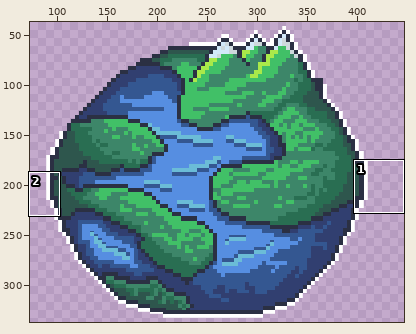
Two versions of one sprite sheet, 4-default-frames/moving_0.png. Above, an overview of the earlier version with the close-up marked.
Close-up. Old version:
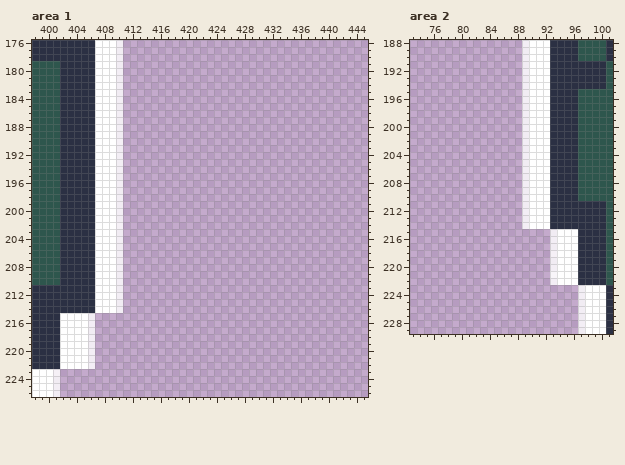
The file is 500x402 pixels. Pixels under 10% opacity are left out. Colours within 5 levels of each other are drawn and written as one. Shown: area 1: x 398..445, y 176..226; area 2: x 73..101, y 188..229. The wide view leaves out empty margins. The commit also changed other parts of the picture, which this record leaves out.
Once edited:
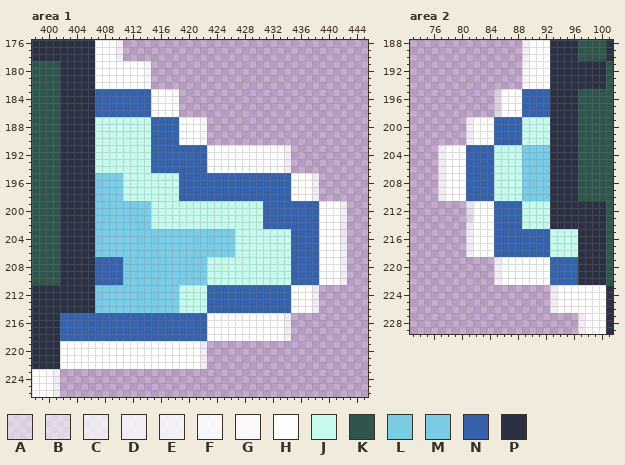
Palette (. is transparent): A #ffffff7e  B #ffffff8f  C #ffffffbe  D #ffffffcd  E #ffffffd3  F #ffffffe6  G #ffffffee  H #ffffff  J #c5fbed  K #2e564d  L #78cde2  M #78cce8  N #3462ad  P #2b3043
Diff:
--- area 1
@@ x 398..445 @@
 178 PPPPPPPPPHHHD...................................
-179 KKKKPPPPPHHHD...................................
-180 KKKKPPPPPHHHD...................................
-181 KKKKPPPPPHHHD...................................
-182 KKKKPPPPPHHHD...................................
-183 KKKKPPPPPHHHD...................................
-184 KKKKPPPPPHHHD...................................
-185 KKKKPPPPPHHHD...................................
-186 KKKKPPPPPHHHD...................................
-187 KKKKPPPPPHHHD...................................
-188 KKKKPPPPPHHHD...................................
-189 KKKKPPPPPHHHD...................................
-190 KKKKPPPPPHHHE...................................
-191 KKKKPPPPPHHHD...................................
-192 KKKKPPPPPHHHD...................................
-193 KKKKPPPPPHHHE...................................
-194 KKKKPPPPPHHHD...................................
-195 KKKKPPPPPHHHD...................................
-196 KKKKPPPPPHHHD...................................
-197 KKKKPPPPPHHHD...................................
-198 KKKKPPPPPHHHD...................................
-199 KKKKPPPPPHHHD...................................
-200 KKKKPPPPPHHHD...................................
-201 KKKKPPPPPHHHD...................................
-202 KKKKPPPPPHHHE...................................
-203 KKKKPPPPPHHHD...................................
-204 KKKKPPPPPHHHD...................................
-205 KKKKPPPPPHHHD...................................
-206 KKKKPPPPPHHHD...................................
-207 KKKKPPPPPHHHD...................................
-208 KKKKPPPPPHHHD...................................
-209 KKKKPPPPPHHHD...................................
-210 KKKKPPPPPHHHD...................................
-211 PPPPPPPPPHHHD...................................
-212 PPPPPPPPPHHHD...................................
-213 PPPPPPPPPHHHD...................................
-214 PPPPPPPPPHHHD...................................
-215 PPPPHHHHD.......................................
-216 PPPPHHHHD.......................................
-217 PPPPHHHHD.......................................
-218 PPPPHHHHD.......................................
-219 PPPPHHHHD.......................................
-220 PPPPHHHHD.......................................
-221 PPPPHHHHD.......................................
-222 PPPPHHHHD.......................................
+179 KKKKPPPPPHHHHHHHG...............................
+180 KKKKPPPPPHHHHHHHG...............................
+181 KKKKPPPPPHHHHHHHG...............................
+182 KKKKPPPPPHHHHHHHG...............................
+183 KKKKPPPPPNNNNNNNNHHHG...........................
+184 KKKKPPPPPNNNNNNNNHHHG...........................
+185 KKKKPPPPPNNNNNNNNHHHG...........................
+186 KKKKPPPPPNNNNNNNNHHHG...........................
+187 KKKKPPPPPJJJJJJJJNNNNHHHG.......................
+188 KKKKPPPPPJJJJJJJJNNNNHHHG.......................
+189 KKKKPPPPPJJJJJJJJNNNNHHHG.......................
+190 KKKKPPPPPJJJJJJJJNNNNHHHG.......................
+191 KKKKPPPPPJJJJJJJJNNNNNNNNHHHHHHHHHHHE...........
+192 KKKKPPPPPJJJJJJJJNNNNNNNNHHHHHHHHHHHD...........
+193 KKKKPPPPPJJJJJJJJNNNNNNNNHHHHHHHHHHHD...........
+194 KKKKPPPPPJJJJJJJJNNNNNNNNHHHHHHHHHHHD...........
+195 KKKKPPPPPMMMMJJJJJJJJNNNNNNNNNNNNNNNNHHHD.......
+196 KKKKPPPPPMMMMJJJJJJJJNNNNNNNNNNNNNNNNHHHD.......
+197 KKKKPPPPPMMMMJJJJJJJJNNNNNNNNNNNNNNNNHHHD.......
+198 KKKKPPPPPMMMMJJJJJJJJNNNNNNNNNNNNNNNNHHHD.......
+199 KKKKPPPPPMMMMMLMMJJJJJJJJJJJJJJJJNNNNNNNNHHHD...
+200 KKKKPPPPPMMMMMMMMJJJJJJJJJJJJJJJJNNNNNNNNHHHD...
+201 KKKKPPPPPMMMMMMMMJJJJJJJJJJJJJJJJNNNNNNNNHHHD...
+202 KKKKPPPPPMMMMMMMMJJJJJJJJJJJJJJJJNNNNNNNNHHHC...
+203 KKKKPPPPPMMMMMMMMMMMMMMMMMMMMJJJJJJJJNNNNHHHC...
+204 KKKKPPPPPMMMMMMMMMMMMMMMMMMMMJJJJJJJJNNNNHHHC...
+205 KKKKPPPPPMMMMMMMMMMMMMMMMMMMMJJJJJJJJNNNNHHHD...
+206 KKKKPPPPPMMMMMMMMMMMMMMMMMMMMJJJJJJJJNNNNHHHD...
+207 KKKKPPPPPNNNNMMMMMMMMMMMMJJJJJJJJJJJJNNNNHHHD...
+208 KKKKPPPPPNNNNMMMMMMMMMMMMJJJJJJJJJJJJNNNNHHHD...
+209 KKKKPPPPPNNNNMMMMMMMMMMMMJJJJJJJJJJJJNNNNHHHD...
+210 KKKKPPPPPNNNNMMMMMMMMMMMMJJJJJJJJJJJJNNNNHHHD...
+211 PPPPPPPPPMMMMMMMMMMMMJJJJNNNNNNNNNNNNHHHD.......
+212 PPPPPPPPPMMMMMMMMMMMMJJJJNNNNNNNNNNNNHHHD.......
+213 PPPPPPPPPMMMMMMMMMMMMJJJJNNNNNNNNNNNNHHHD.......
+214 PPPPPPPPPMMMMMMMMMMMMJJJJNNNNNNNNNNNNHHHD.......
+215 PPPPNNNNNNNNNNNNNNNNNNNNNHHHHHHHHHHHD...........
+216 PPPPNNNNNNNNNNNNNNNNNNNNNHHHHHHHHHHHD...........
+217 PPPPNNNNNNNNNNNNNNNNNNNNNHHHHHHHHHHHD...........
+218 PPPPNNNNNNNNNNNNNNNNNNNNNHHHHHHHHHHHD...........
+219 PPPPHHHHHHHHHHHHHHHHHHHHD.......................
+220 PPPPHHHHHHHHHHHHHHHHHHHHD.......................
+221 PPPPHHHHHHHHHHHHHHHHHHHHD.......................
+222 PPPPHHHHHHHHHHHHHHHHHHHHD.......................
 223 HHHE............................................
--- area 2
@@ x 73..101 @@
 190 ................DHHHPPPPKKKKP
-191 ................DHHHPPPPPPPPK
-192 ................DHHHPPPPPPPPK
-193 ................DHHHPPPPPPPPK
-194 ................DHHHPPPPPPPPK
-195 ................DHHHPPPPKKKKK
-196 ................DHHHPPPPKKKKK
-197 ................DHHHPPPPKKKKK
-198 ................DHHHPPPPKKKKK
-199 ................DHHHPPPPKKKKK
-200 ................DHHHPPPPKKKKK
-201 ................DHHHPPPPKKKKK
-202 ................DHHHPPPPKKKKK
-203 ................DHHHPPPPKKKKK
-204 ................DHHHPPPPKKKKK
-205 ................DHHHPPPPKKKKK
-206 ................DHHHPPPPKKKKK
-207 ................DHHHPPPPKKKKK
-208 ................DHHHPPPPKKKKK
-209 ................DHHHPPPPKKKKK
-210 ................DHHHPPPPKKKKK
-211 ................DHHHPPPPPPPPK
-212 ................DHHHPPPPPPPPK
-213 ................DHHHPPPPPPPPK
-214 ................DHHHPPPPPPPPK
-215 ....................DHHHPPPPK
-216 ....................DHHHPPPPK
-217 ....................DHHHPPPPK
-218 ....................EHHHPPPPK
-219 ....................DHHHPPPPK
-220 ....................DHHHPPPPK
-221 ....................FHHHPPPPK
-222 ....................DHHHPPPPK
-223 ........................EHHHP
-224 ........................DHHHP
-225 ........................DHHHP
-226 ........................DHHHP
+191 ................FHHHPPPPPPPPK
+192 ................FHHHPPPPPPPPK
+193 ................FHHHPPPPPPPPK
+194 ................FHHHPPPPPPPPK
+195 ............AHHHNNNNPPPPKKKKK
+196 ............AHHHNNNNPPPPKKKKK
+197 ............AHHHNNNNPPPPKKKKK
+198 ............AHHHNNNNPPPPKKKKK
+199 ........DHHHNNNNJJJJPPPPKKKKK
+200 ........DHHHNNNNJJJJPPPPKKKKK
+201 ........DHHHNNNNJJJJPPPPKKKKK
+202 ........DHHHNNNNJJJJPPPPKKKKK
+203 ....DHHHNNNNJJJJMMMMPPPPKKKKK
+204 ....DHHHNNNNJJJJMMMMPPPPKKKKK
+205 ....DHHHNNNNJJJJMMMMPPPPKKKKK
+206 ....DHHHNNNNJJJJMMMMPPPPKKKKK
+207 ....DHHHNNNNJJJJMMMMPPPPKKKKK
+208 ....DHHHNNNNJJJJMMMMPPPPKKKKK
+209 ....DHHHNNNNJJJJMMMMPPPPKKKKK
+210 ....DHHHNNNNJJJJMMMMPPPPKKKKK
+211 ........CHHHNNNNJJJJPPPPPPPPK
+212 ........BHHHNNNNJJJJPPPPPPPPK
+213 ........BHHHNNNNJJJJPPPPPPPPK
+214 ........CHHHNNNNJJJJPPPPPPPPK
+215 ........DHHHNNNNNNNNJJJJPPPPK
+216 ........DHHHNNNNNNNNJJJJPPPPK
+217 ........DHHHNNNNNNNNJJJJPPPPK
+218 ........DHHHNNNNNNNNJJJJPPPPK
+219 ............DHHHHHHHNNNNPPPPK
+220 ............DHHHHHHHNNNNPPPPK
+221 ............DHHHHHHHNNNNPPPPK
+222 ............DHHHHHHHNNNNPPPPK
+223 ....................DHHHHHHHP
+224 ....................DHHHHHHHP
+225 ....................DHHHHHHHP
+226 ....................EHHHHHHHP
 227 ........................DHHHP
Pixel boxes of the changes (left, top, right, bottom) in both close-ups:
changed: (60, 61, 347, 369)
changed: (438, 61, 585, 313)
